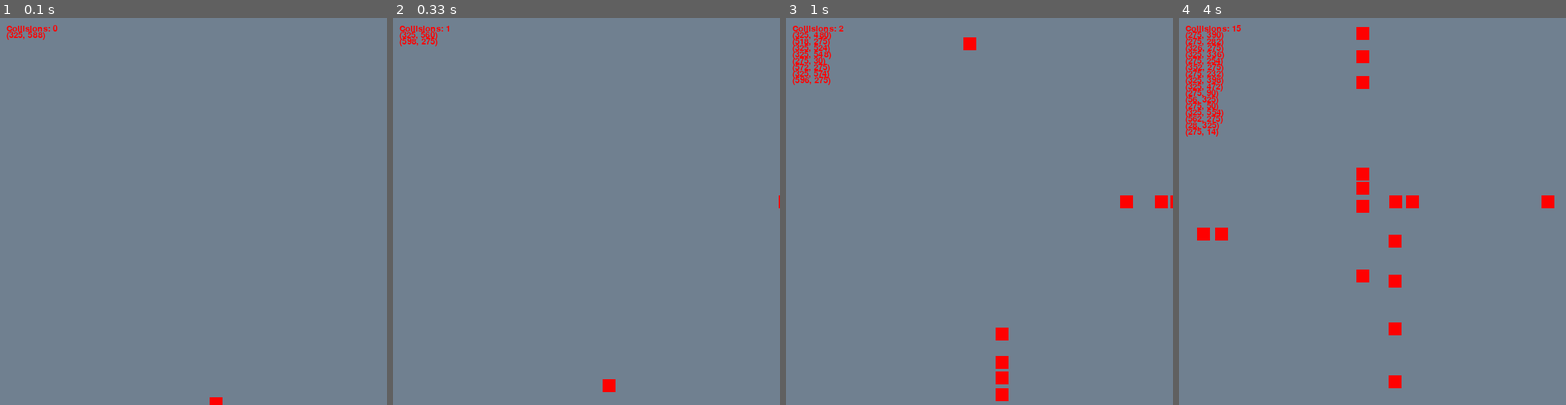
Above: before the commit, frames 1-4 (left to right).
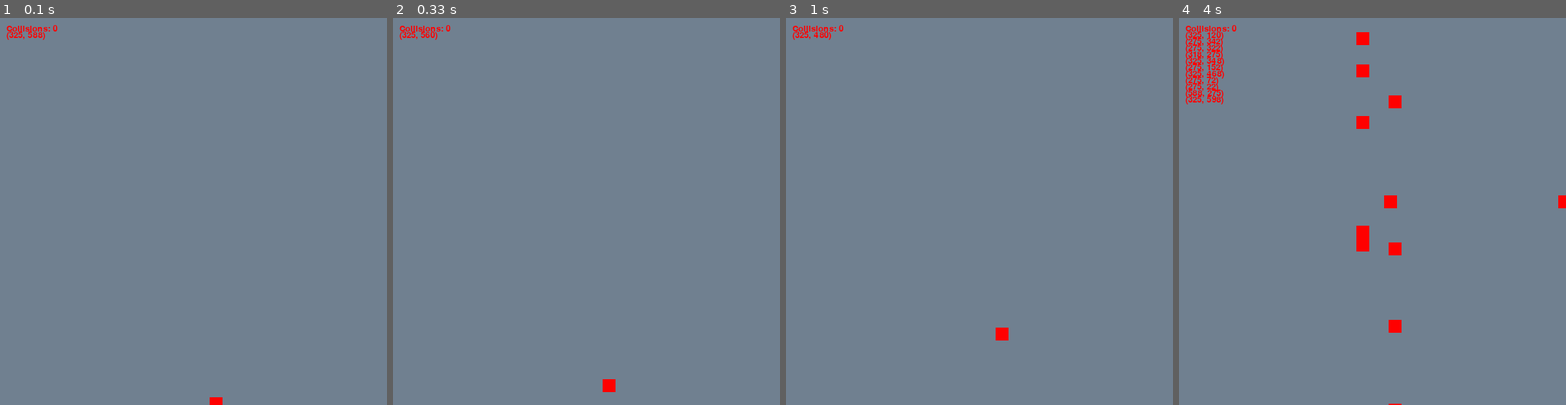
Above: after the commit, the same moments.

Repository: willluer/intersectionSimulation
Game: pygame game, started from pygame_example.py
Same seed, same stepped clock (60 frames per second), same inputs: the game is played once before the commit and once after it.
Inputs:
- Up to frame 1 (0.1 s): no input
- Up to frame 2 (0.33 s): no input
- Up to frame 3 (1 s): no input
- Up to frame 4 (4 s): no input

Frame 1 is identical in both runs. In frame 2, 0.1% of the frame differs, in the area x 1-100%, y 1-50%; in frame 3, 1.3%; in frame 4, 3.6%, in the area x 1-100%, y 1-100%.

Commit message:
added spawn cooldown

Diff:
--- a/pygame_example.py
+++ b/pygame_example.py
@@ -63,6 +63,7 @@
 
 class Game:
     def __init__(self):
+        self.cooldown = 0
         self.screen = pg.display.set_mode((w, h))
         self.cars = pg.sprite.Group()
 
@@ -73,15 +74,18 @@
         self.clock = pg.time.Clock()
 
     def event_loop(self):
-        add_car = randint(0, 20)
-        if add_car == 0:
-            Car(Direction.North, self.cars)
-        elif add_car == 1:
-            Car(Direction.South, self.cars)
-        elif add_car == 2:
-            Car(Direction.East, self.cars)
-        elif add_car == 3:
-            Car(Direction.West, self.cars)
+        self.cooldown = (self.cooldown + 1) % 5
+
+        if self.cooldown == 0:
+            add_car = randint(0, 20)
+            if add_car == 0:
+                Car(Direction.North, self.cars)
+            elif add_car == 1:
+                Car(Direction.South, self.cars)
+            elif add_car == 2:
+                Car(Direction.East, self.cars)
+            elif add_car == 3:
+                Car(Direction.West, self.cars)
 
         global car_pos
         car_pos = []
